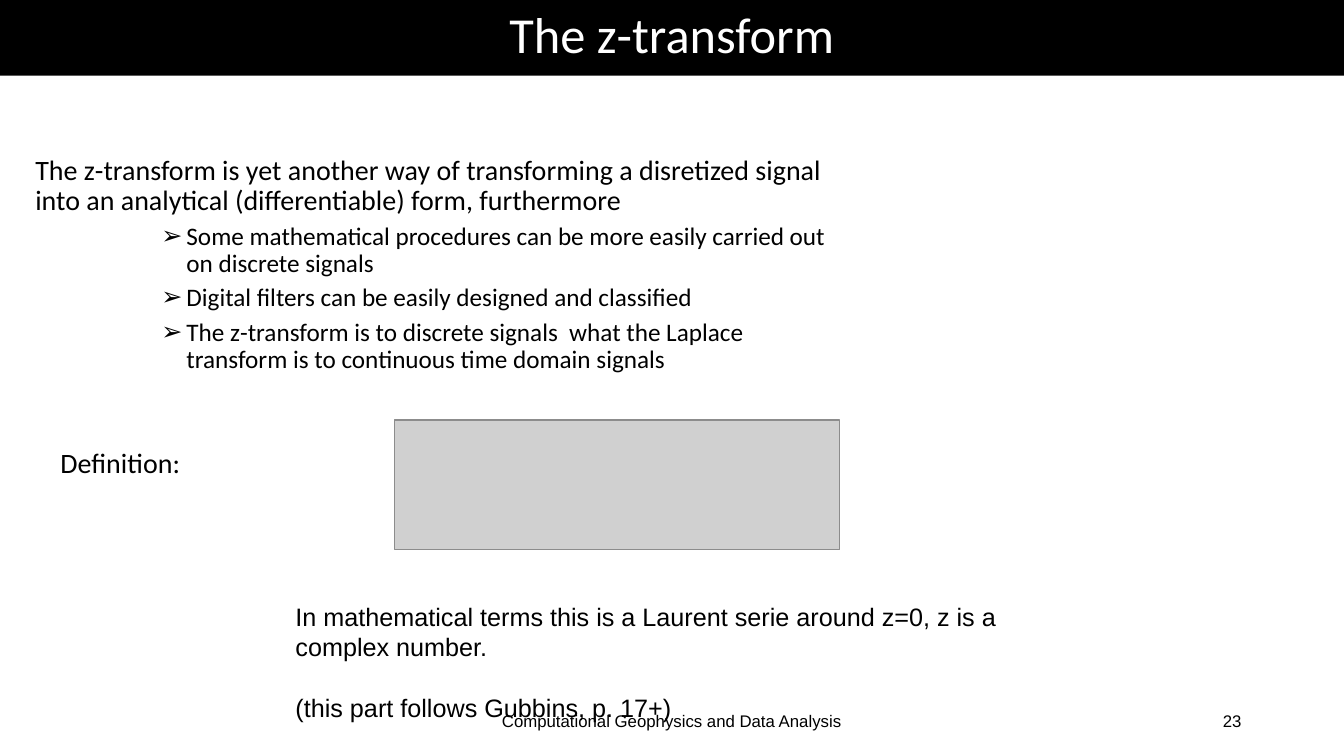
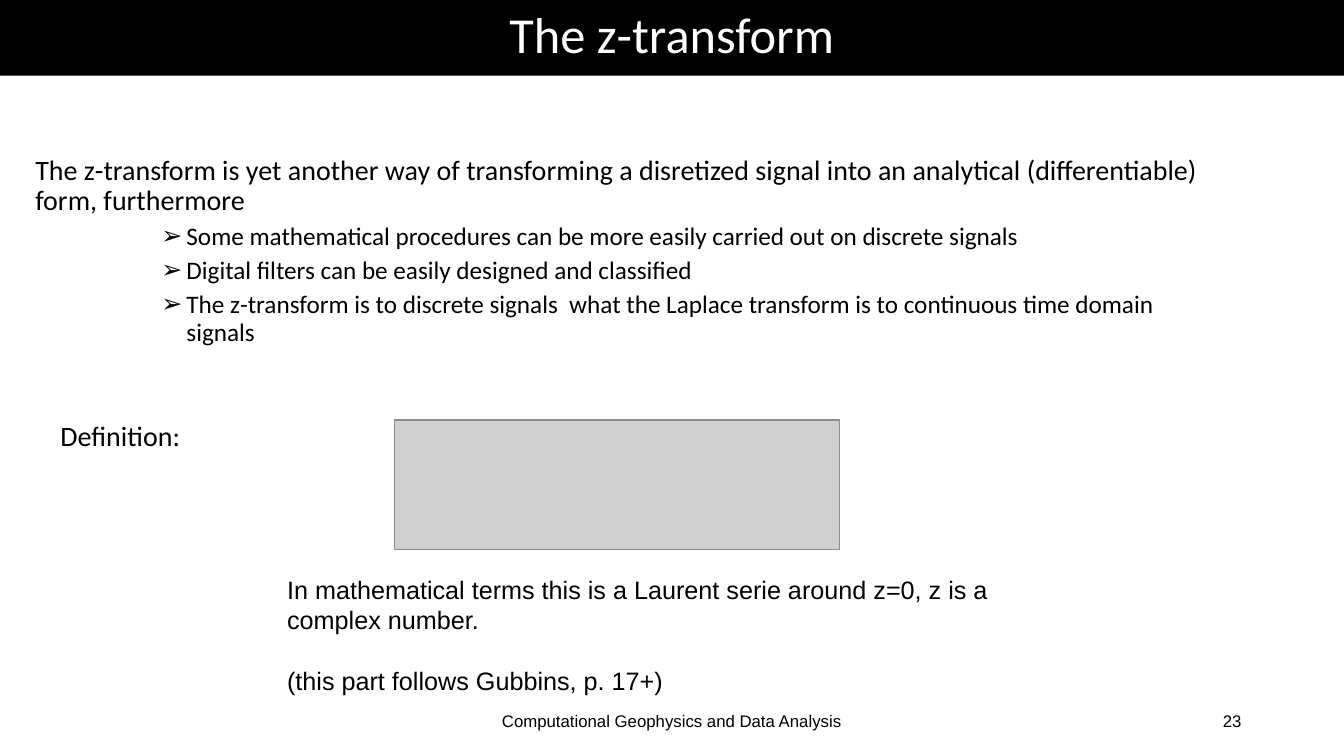
Before and after one commit to heinerigel/GDA2020, a slide deck: slide 23 of Wednesday/Lectures/01_linearsystems.ppt. Drawn at 1344x756 pixels with LibreOffice and Linux fonts; fonts in the diff are those of the drawing; grey boxes stand for pictures. Boxes give left, top, right and bottom in pixels: in the first picture for what was removed or moved away, otherwise in the second. Text is boxed around its words. In the diff, an @@ line names an element or a change of style, - is before the commit and + after.

```diff
--- a/Wednesday/Lectures/01_linearsystems.ppt
+++ b/Wednesday/Lectures/01_linearsystems.ppt
@@ text "The z-transform is yet another ..." rewrapped from (35,160,825,474) to (35,159,1197,447) @@
@@ text "In mathematical terms this is ...": place and size @@
-text "In mathematical terms this is ..." at (295,607,996,723)
+text "In mathematical terms this is ..." at (287,580,987,696)
```
Also in this commit, not shown: 3 other slides changed, 1 other file.
